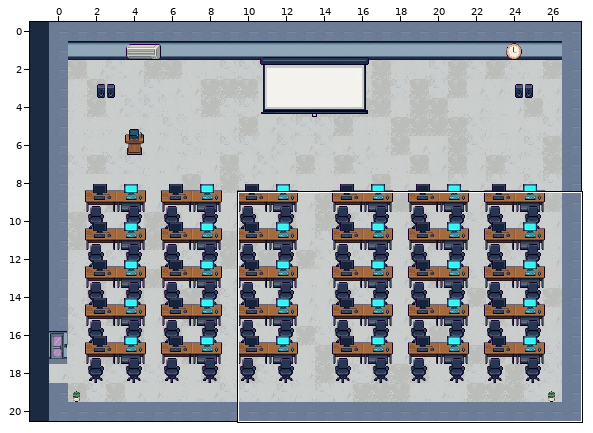
Tiled map (JSON) -- maps/kelas-c.tmj. Above, an overview of the earlier version with the close-up marked.
Close-up. As it was:
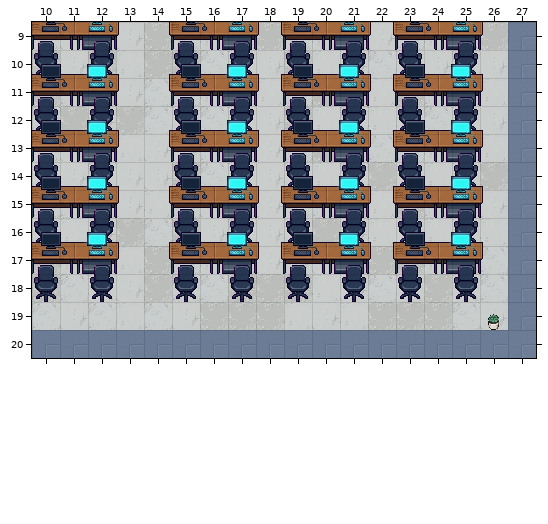
Cells are 28x28 px. Shown: x 10..27, y 9..20. The commit also changed other parts of the map, which this record leaves out.
After the commit:
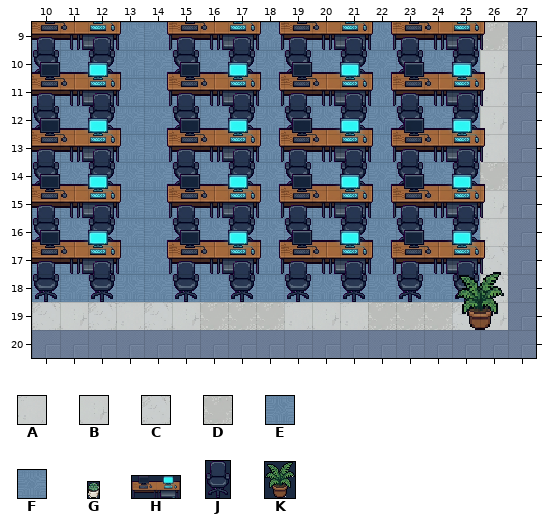
Key: from "kelas-c-floor-wall": A 0 "lantai_a", B 1 "lantai_b", C 2 "lantai_c", D 3 "lantai_d", E 4 "karpet_biru_a", F 5 "karpet_biru_b"; from "kelas-c-objects": G 6 "tanaman_a", H 7 "meja_komputer_nyala", J 8 "kursi_putar", K 9 "tanaman_pakis".
_ is an empty cell.
Objects are placed by their top-left corner, in cells (3,4 is the top-left corner of cell 3,4); size is 1x1 cell unless given.
Change:
Layer "floor":
y 9: x 10..25 ABBBDAACDAABBCAA -> EEEEFEEFFEEEEFEE
y 10: x 10..25 DBDADDCABDABCABC -> FEFEFFFEEFEEFEEF
y 11: x 10..25 DCDBCCACACDDADCC -> FFFEFFEFEFFFEFFF
y 12: x 10..25 CDBDCACABDACAACA -> FFEFFEFEEFEFEEFE
y 13: x 10..25 ABCABBCCBCDBCCAC -> EEFEEEFFEFFEFFEF
y 14: x 10..25 BBCBBDCABAACDBAA -> EEFEEFFEEEEFFEEE
y 15: x 10..25 CCCBACBCBACDADCB -> FFFEEFEFEEFFEFFE
y 16: x 10..25 BABDCDBCBADBABAA -> EEEFFFEFEEFEEEEE
y 17: x 10..25 DAAADCACBBBDDDAD -> FEEEFFEFEEEFFFEF
y 18: x 10..25 DCABDCCDDDABCADA -> FFEEFFFFFFEEFEFE
Layer "objects":
changed: J "kursi_putar" at 12.1,9.7 size 0.9x1.3 -> outside this view
changed: J "kursi_putar" at 17.1,9.7 size 0.9x1.3 -> J "kursi_putar" at 10,9.5 size 0.9x1.5
changed: J "kursi_putar" at 21.1,9.7 size 0.9x1.3 -> J "kursi_putar" at 15,9.5 size 0.9x1.5
changed: J "kursi_putar" at 25.1,9.7 size 0.9x1.3 -> J "kursi_putar" at 19,9.5 size 0.9x1.5
changed: outside this view -> J "kursi_putar" at 23,9.5 size 0.9x1.5
changed: J "kursi_putar" at 12.1,11.7 size 0.9x1.3 -> outside this view
changed: J "kursi_putar" at 17.1,11.7 size 0.9x1.3 -> J "kursi_putar" at 10,11.5 size 0.9x1.5
changed: J "kursi_putar" at 21.1,11.7 size 0.9x1.3 -> J "kursi_putar" at 15,11.5 size 0.9x1.5
changed: J "kursi_putar" at 25.1,11.7 size 0.9x1.3 -> J "kursi_putar" at 19,11.5 size 0.9x1.5
changed: outside this view -> J "kursi_putar" at 23,11.5 size 0.9x1.5
changed: J "kursi_putar" at 12.1,13.7 size 0.9x1.3 -> outside this view
changed: J "kursi_putar" at 17.1,13.7 size 0.9x1.3 -> J "kursi_putar" at 10,13.5 size 0.9x1.5
changed: J "kursi_putar" at 21.1,13.7 size 0.9x1.3 -> J "kursi_putar" at 15,13.5 size 0.9x1.5
changed: J "kursi_putar" at 25.1,13.7 size 0.9x1.3 -> J "kursi_putar" at 19,13.5 size 0.9x1.5
changed: outside this view -> J "kursi_putar" at 23,13.5 size 0.9x1.5
changed: J "kursi_putar" at 12.1,15.7 size 0.9x1.3 -> outside this view
changed: J "kursi_putar" at 17.1,15.7 size 0.9x1.3 -> J "kursi_putar" at 10,15.5 size 0.9x1.5
changed: J "kursi_putar" at 21.1,15.7 size 0.9x1.3 -> J "kursi_putar" at 15,15.5 size 0.9x1.5
changed: J "kursi_putar" at 25.1,15.7 size 0.9x1.3 -> J "kursi_putar" at 19,15.5 size 0.9x1.5
changed: outside this view -> J "kursi_putar" at 23,15.5 size 0.9x1.5
changed: J "kursi_putar" at 12.1,17.7 size 0.9x1.3 -> outside this view
changed: J "kursi_putar" at 17.1,17.7 size 0.9x1.3 -> J "kursi_putar" at 10,17.5 size 0.9x1.5
changed: J "kursi_putar" at 21.1,17.7 size 0.9x1.3 -> J "kursi_putar" at 15,17.5 size 0.9x1.5
changed: J "kursi_putar" at 25.1,17.7 size 0.9x1.3 -> J "kursi_putar" at 19,17.5 size 0.9x1.5
added: H "meja_komputer_nyala" at 9.8,8.4 size 3.4x1.6
added: H "meja_komputer_nyala" at 14.8,8.4 size 3.4x1.6
added: H "meja_komputer_nyala" at 18.8,8.4 size 3.4x1.6
added: H "meja_komputer_nyala" at 22.8,8.4 size 3.4x1.6
added: J "kursi_putar" at 12,9.5 size 0.9x1.5
added: J "kursi_putar" at 17,9.5 size 0.9x1.5
added: J "kursi_putar" at 21,9.5 size 0.9x1.5
added: J "kursi_putar" at 25,9.5 size 0.9x1.5
added: H "meja_komputer_nyala" at 9.8,10.4 size 3.4x1.6
added: H "meja_komputer_nyala" at 14.8,10.4 size 3.4x1.6
added: H "meja_komputer_nyala" at 18.8,10.4 size 3.4x1.6
added: H "meja_komputer_nyala" at 22.8,10.4 size 3.4x1.6
added: J "kursi_putar" at 12,11.5 size 0.9x1.5
added: J "kursi_putar" at 17,11.5 size 0.9x1.5
added: J "kursi_putar" at 21,11.5 size 0.9x1.5
added: J "kursi_putar" at 25,11.5 size 0.9x1.5
added: H "meja_komputer_nyala" at 9.8,12.4 size 3.4x1.6
added: H "meja_komputer_nyala" at 14.8,12.4 size 3.4x1.6
added: H "meja_komputer_nyala" at 18.8,12.4 size 3.4x1.6
added: H "meja_komputer_nyala" at 22.8,12.4 size 3.4x1.6
added: J "kursi_putar" at 12,13.5 size 0.9x1.5
added: J "kursi_putar" at 17,13.5 size 0.9x1.5
added: J "kursi_putar" at 21,13.5 size 0.9x1.5
added: J "kursi_putar" at 25,13.5 size 0.9x1.5
added: H "meja_komputer_nyala" at 9.8,14.4 size 3.4x1.6
added: H "meja_komputer_nyala" at 14.8,14.4 size 3.4x1.6
added: H "meja_komputer_nyala" at 18.8,14.4 size 3.4x1.6
added: H "meja_komputer_nyala" at 22.8,14.4 size 3.4x1.6
added: J "kursi_putar" at 12,15.5 size 0.9x1.5
added: J "kursi_putar" at 17,15.5 size 0.9x1.5
added: J "kursi_putar" at 21,15.5 size 0.9x1.5
added: J "kursi_putar" at 25,15.5 size 0.9x1.5
added: H "meja_komputer_nyala" at 9.8,16.4 size 3.4x1.6
added: H "meja_komputer_nyala" at 14.8,16.4 size 3.4x1.6
added: H "meja_komputer_nyala" at 18.8,16.4 size 3.4x1.6
added: H "meja_komputer_nyala" at 22.8,16.4 size 3.4x1.6
added: J "kursi_putar" at 12,17.5 size 0.9x1.5
added: J "kursi_putar" at 17,17.5 size 0.9x1.5
added: J "kursi_putar" at 21,17.5 size 0.9x1.5
added: J "kursi_putar" at 23,17.5 size 0.9x1.5
added: J "kursi_putar" at 25,17.5 size 0.9x1.5
added: K "tanaman_pakis" at 25.1,17.9 size 1.7x2.1
removed: H "meja_komputer_nyala" at 9.9,8.5 size 3.2x1.5
removed: H "meja_komputer_nyala" at 14.9,8.5 size 3.2x1.5
removed: H "meja_komputer_nyala" at 18.9,8.5 size 3.2x1.5
removed: H "meja_komputer_nyala" at 22.9,8.5 size 3.2x1.5
removed: J "kursi_putar" at 10.1,9.7 size 0.9x1.3
removed: J "kursi_putar" at 15.1,9.7 size 0.9x1.3
removed: J "kursi_putar" at 19.1,9.7 size 0.9x1.3
removed: J "kursi_putar" at 23.1,9.7 size 0.9x1.3
removed: H "meja_komputer_nyala" at 9.9,10.5 size 3.2x1.5
removed: H "meja_komputer_nyala" at 14.9,10.5 size 3.2x1.5
removed: H "meja_komputer_nyala" at 18.9,10.5 size 3.2x1.5
removed: H "meja_komputer_nyala" at 22.9,10.5 size 3.2x1.5
removed: J "kursi_putar" at 10.1,11.7 size 0.9x1.3
removed: J "kursi_putar" at 15.1,11.7 size 0.9x1.3
removed: J "kursi_putar" at 19.1,11.7 size 0.9x1.3
removed: J "kursi_putar" at 23.1,11.7 size 0.9x1.3
removed: H "meja_komputer_nyala" at 9.9,12.5 size 3.2x1.5
removed: H "meja_komputer_nyala" at 14.9,12.5 size 3.2x1.5
removed: H "meja_komputer_nyala" at 18.9,12.5 size 3.2x1.5
removed: H "meja_komputer_nyala" at 22.9,12.5 size 3.2x1.5
removed: J "kursi_putar" at 10.1,13.7 size 0.9x1.3
removed: J "kursi_putar" at 15.1,13.7 size 0.9x1.3
removed: J "kursi_putar" at 19.1,13.7 size 0.9x1.3
removed: J "kursi_putar" at 23.1,13.7 size 0.9x1.3
removed: H "meja_komputer_nyala" at 9.9,14.5 size 3.2x1.5
removed: H "meja_komputer_nyala" at 14.9,14.5 size 3.2x1.5
removed: H "meja_komputer_nyala" at 18.9,14.5 size 3.2x1.5
removed: H "meja_komputer_nyala" at 22.9,14.5 size 3.2x1.5
removed: J "kursi_putar" at 10.1,15.7 size 0.9x1.3
removed: J "kursi_putar" at 15.1,15.7 size 0.9x1.3
removed: J "kursi_putar" at 19.1,15.7 size 0.9x1.3
removed: J "kursi_putar" at 23.1,15.7 size 0.9x1.3
removed: H "meja_komputer_nyala" at 9.9,16.5 size 3.2x1.5
removed: H "meja_komputer_nyala" at 14.9,16.5 size 3.2x1.5
removed: H "meja_komputer_nyala" at 18.9,16.5 size 3.2x1.5
removed: H "meja_komputer_nyala" at 22.9,16.5 size 3.2x1.5
removed: J "kursi_putar" at 10.1,17.7 size 0.9x1.3
removed: J "kursi_putar" at 15.1,17.7 size 0.9x1.3
removed: J "kursi_putar" at 19.1,17.7 size 0.9x1.3
removed: J "kursi_putar" at 23.1,17.7 size 0.9x1.3
removed: G "tanaman_a" at 26.3,19.4 size 0.4x0.6
